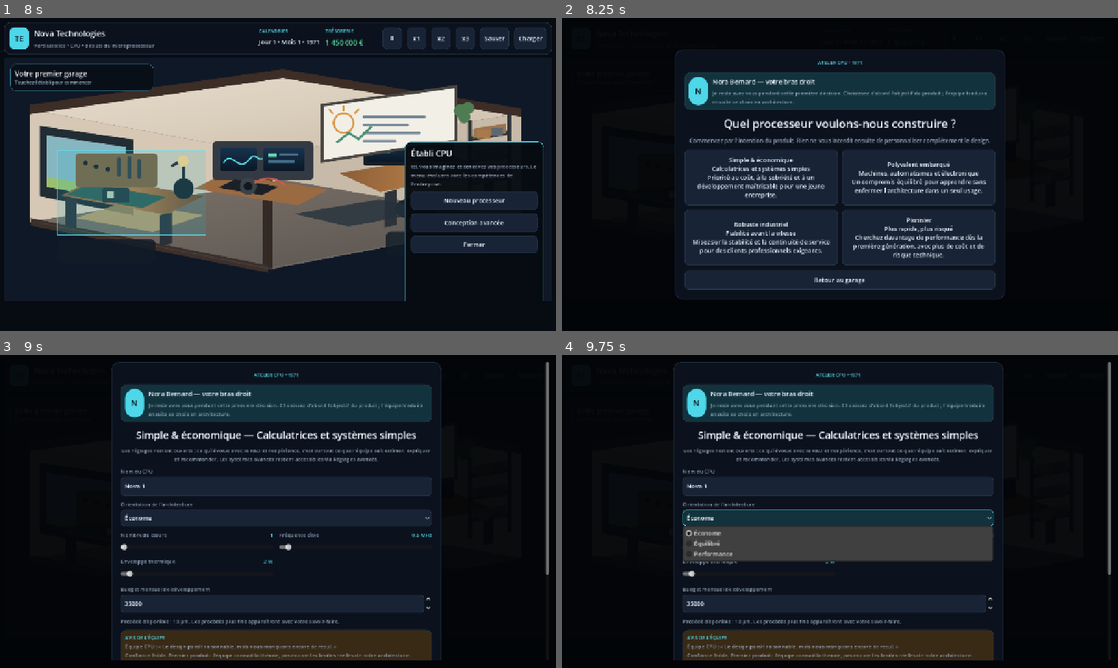
Above: before the commit, frames 1-4 (two rows, left to right).
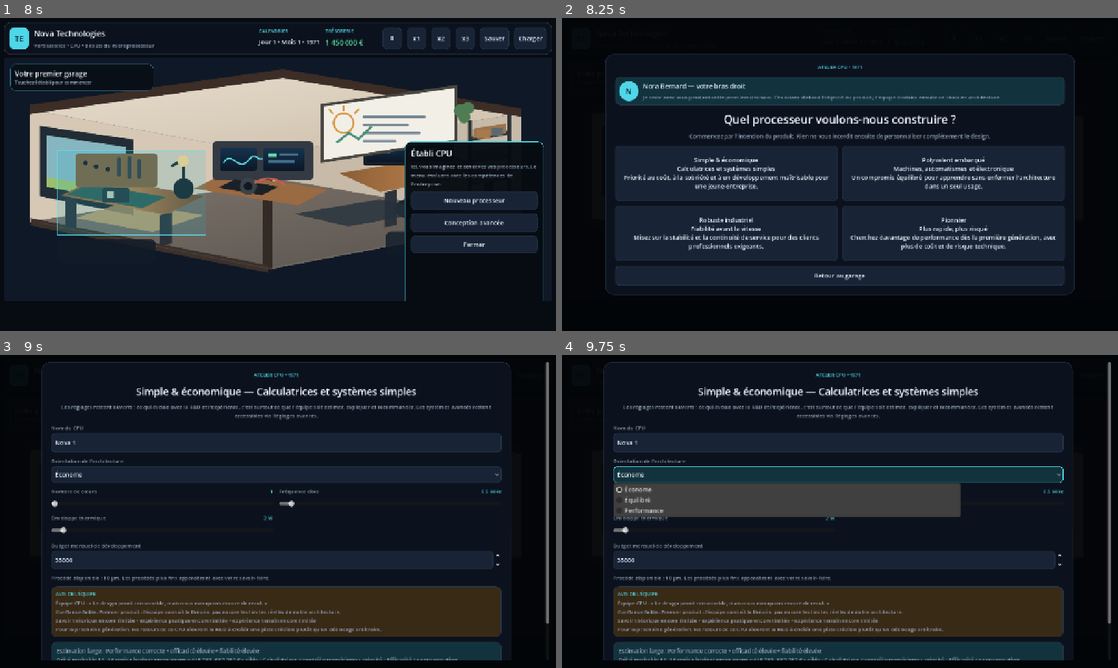
Above: after the commit, the same moments.

Repository: vadorus/addonhardwaregame2d
Game: Godot game, scene res://main.tscn
The game is run twice, just before and just after one commit, with the same random seed, the same clock (stepped at 60 frames per second) and the same inputs.
Inputs (mouse positions are in pixels of both pictures, inside the frame that each line leads up to):
- Up to frame 1 (8 s): click "Nouvelle entreprise" at 0.5 s; click "Ⅱ" at 1.25 s; click "x1" at 2 s; click "x2" at 2.75 s; click "x3" at 3.5 s; click "Sauver" at 4.25 s; click "Charger" at 5 s; click (127, 249) at 5.77 s; click (266, 230) at 6.52 s; click (133, 193) at 7.25 s
- Up to frame 2 (8.25 s): click "Nouveau processeur" at 8 s
- Up to frame 3 (9 s): click "Simple & économique Calculatr…" at 8.75 s
- Up to frame 4 (9.75 s): click "Économe" at 9.5 s

Frame 1 is identical in both runs. In frame 2, 27% of the frame differs, in the area x 7-93%, y 10-90%; in frame 3, 44%; in frame 4, 51%, in the area x 7-99%, y 2-98%.

Commit message:
ux: fit the first CPU workshop to landscape without slider scrolling

Diff:
--- a/ui/FirstCpuWorkshop.gd
+++ b/ui/FirstCpuWorkshop.gd
@@ -56,6 +56,7 @@
 ]
 
 var _panel: PanelContainer
+var _guide_card: PanelContainer
 var _choice_view: VBoxContainer
 var _config_view: VBoxContainer
 var _brief_grid: GridContainer
@@ -117,7 +118,8 @@
 	brand.horizontal_alignment = HORIZONTAL_ALIGNMENT_CENTER
 	shell.add_child(brand)
 
-	var guide_card := UI.card(UI.APP_CYAN_DARK, 12, 10)
+	_guide_card = UI.card(UI.APP_CYAN_DARK, 12, 10)
+	var guide_card := _guide_card
 	var guide_row := HBoxContainer.new()
 	guide_row.add_theme_constant_override("separation", 10)
 	guide_card.add_child(guide_row)
@@ -314,6 +316,8 @@
 		_selected_key = key
 		_choice_view.visible = false
 		_config_view.visible = true
+		if _guide_card != null:
+			_guide_card.visible = false
 		_brief_title.text = "%s — %s" % [str(brief.get("title", "Premier CPU")), str(brief.get("subtitle", ""))]
 		_select_meta(_preset_select, str(brief.get("preset", "BALANCED")))
 		_budget.value = int(brief.get("budget", 45000))
@@ -326,6 +330,8 @@
 	_selected_key = ""
 	_choice_view.visible = true
 	_config_view.visible = false
+	if _guide_card != null:
+		_guide_card.visible = true
 	if _error_label != null:
 		_error_label.visible = false
 
@@ -365,7 +371,8 @@
 
 func set_viewport_width(width: float) -> void:
 	if _panel != null:
-		_panel.custom_minimum_size.x = clampf(width - 32.0, 300.0, 760.0)
+		var max_width := 1080.0 if width >= 1000.0 else 760.0
+		_panel.custom_minimum_size.x = clampf(width - 32.0, 300.0, max_width)
 	if _brief_grid != null:
 		_brief_grid.columns = 1 if width < 760.0 else 2
 
@@ -455,16 +462,30 @@
 			UI.money(int(evaluation.get("unit_cost", 0)))
 		]
 
-	_preview_label.text = "Estimation actuelle :\n%s • %s • %s • %d W\n%s\n%s\nCible : %s • priorité : %s" % [
-		"%d cœur(s)" % int(design.get("cores", 1)),
-		CPU_DESIGN.format_frequency(design),
-		CPU_DESIGN.format_cache(design) if detail_level >= 1 else "cache géré par l'équipe",
-		int(design.get("tdp_w", 2)),
-		metric_text,
-		timing_text,
-		MarketManager.segment_label(str(_selected_brief.get("segment", "EMBEDDED"))),
-		str(GameData.FOCUS_OPTIONS.get(str(_selected_brief.get("focus", "BALANCED")), {}).get("label", "Équilibré"))
-	]
+	if detail_level <= 0:
+		_preview_label.text = "Estimation large : %s\nDélai probable %s • cible : %s • priorité : %s" % [
+			metric_text,
+			timing_text.replace("Développement probablement ", ""),
+			MarketManager.segment_label(str(_selected_brief.get("segment", "EMBEDDED"))),
+			str(GameData.FOCUS_OPTIONS.get(str(_selected_brief.get("focus", "BALANCED")), {}).get("label", "Équilibré"))
+		]
+	elif detail_level == 1:
+		_preview_label.text = "Estimation : %s\n%s • cible : %s" % [
+			metric_text,
+			timing_text,
+			MarketManager.segment_label(str(_selected_brief.get("segment", "EMBEDDED")))
+		]
+	else:
+		_preview_label.text = "Estimation actuelle :\n%s • %s • %s • %d W\n%s\n%s\nCible : %s • priorité : %s" % [
+			"%d cœur(s)" % int(design.get("cores", 1)),
+			CPU_DESIGN.format_frequency(design),
+			CPU_DESIGN.format_cache(design),
+			int(design.get("tdp_w", 2)),
+			metric_text,
+			timing_text,
+			MarketManager.segment_label(str(_selected_brief.get("segment", "EMBEDDED"))),
+			str(GameData.FOCUS_OPTIONS.get(str(_selected_brief.get("focus", "BALANCED")), {}).get("label", "Équilibré"))
+		]
 	_update_slider_labels()
 
 func _qualitative_metric(value: float) -> String:
